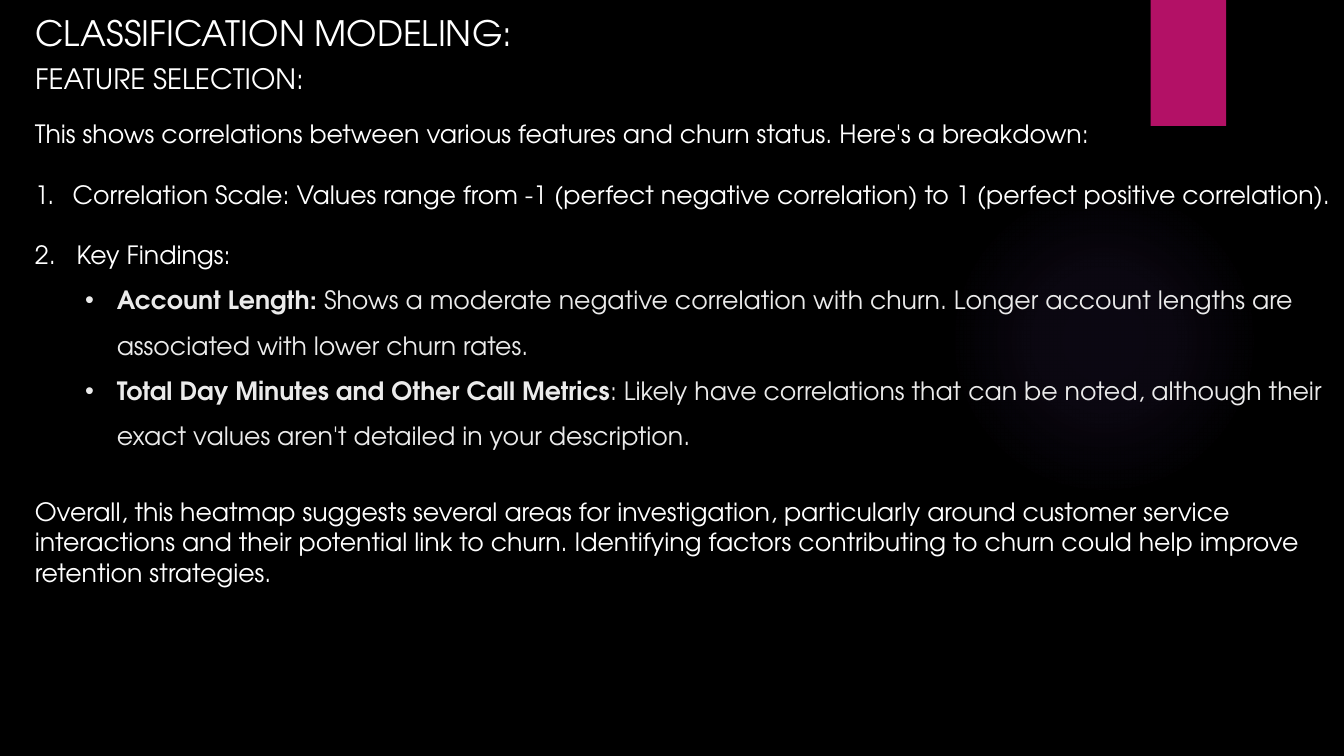
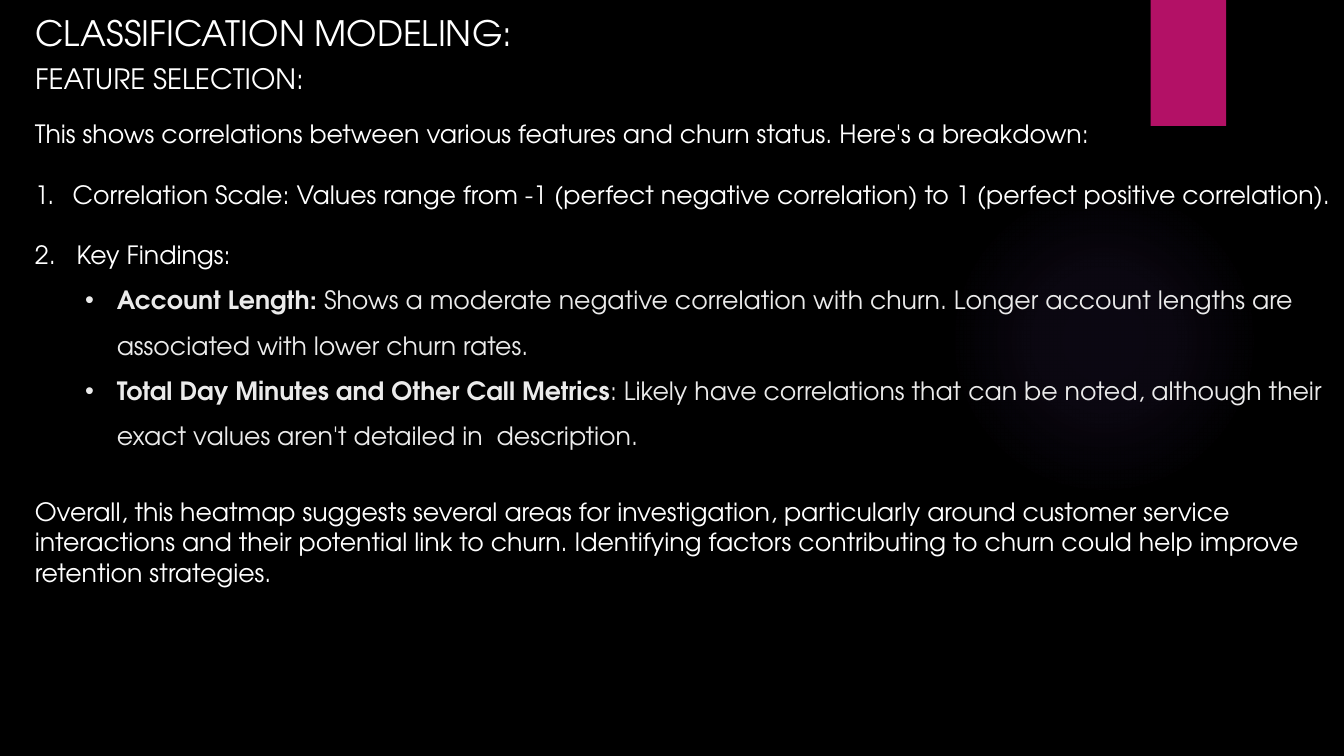
Before and after one commit to MariaBurke-sal/Telecom-Churn, a slide deck: slide 13 of Analyzing Telecom Churn Data for Business Insights and.pptx (slide 14 before the commit). Drawn at 1344x756 pixels with LibreOffice and Linux fonts; fonts in the diff are those of the drawing; background and template pictures are left out. Boxes give left, top, right and bottom in pixels: in the first picture for what was removed or moved away, otherwise in the second. Text is boxed around its words. In the diff, an @@ line names an element or a change of style, - is before the commit and + after.

```diff
--- a/Analyzing Telecom Churn Data for Business Insights and.pptx
+++ b/Analyzing Telecom Churn Data for Business Insights and.pptx
@@ text at box(117, 380, 1322, 450): text changed @@
-  • Total Day Minutes and Other Call Metrics: Likely have correlations that can be noted, although their exact values aren't detailed in your description.
+  • Total Day Minutes and Other Call Metrics: Likely have correlations that can be noted, although their exact values aren't detailed in description.
```
Also in this commit, not shown: 8 other slides changed, 1 slide removed.
